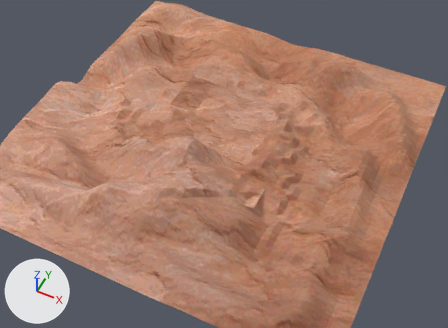
One commit to the Blender file levels/level2/level2.blend: the scene before it, then after it.
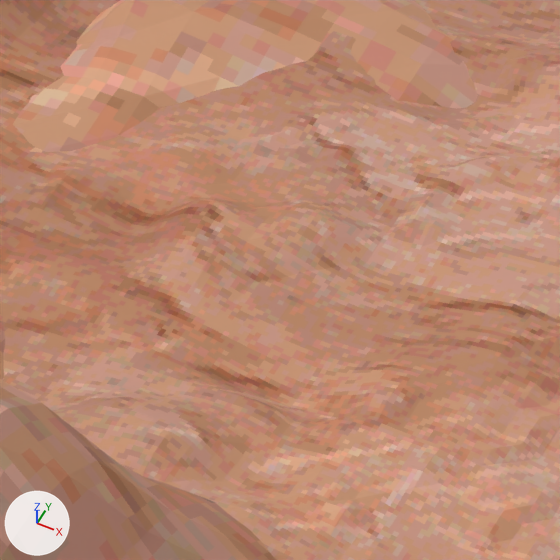
Old and new are each drawn from a 50 mm camera at (107.9, -211.0, 243.9) aimed at (5.9, -7.1, -11.0) and again close up on the part from 43% to 56% of the width and 30% to 47% of the height. Arrows for +X, +Y and +Z are at lower left; the lights stay in place. The close-ups show mesh edges as thin lines.

Script lines for the objects in view, before the commit:
```python
me_plane = bpy.data.meshes.new('Plane')
me_plane.from_pydata(...)  # 4225 vertices, 4096 faces; spans x -37.2..37.2, y -37.2..37.2, z -1.9..3.6
me_plane.materials.append(mat_material_001)  # picture img_desert_png
me_plane_001 = bpy.data.meshes.new('Plane.001')
me_plane_001.from_pydata(...)  # 4225 vertices, 4096 faces; spans x -37.2..37.2, y -37.2..37.2, z -1.9..3.6
me_plane_001.materials.append(mat_material_001)  # picture img_desert_png
ob_plane = bpy.data.objects.new('Plane', me_plane)
ob_plane.location = (0.0, 0.0, 1.94)
ob_plane_001 = bpy.data.objects.new('Plane.001', me_plane_001)
ob_plane_001.location = (0.0, 0.0, -1.03)
ob_plane_001.scale = (2.7, 2.7, 6.13)
```
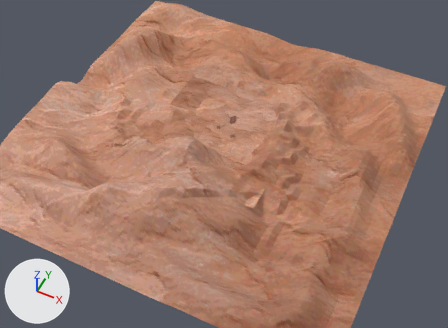
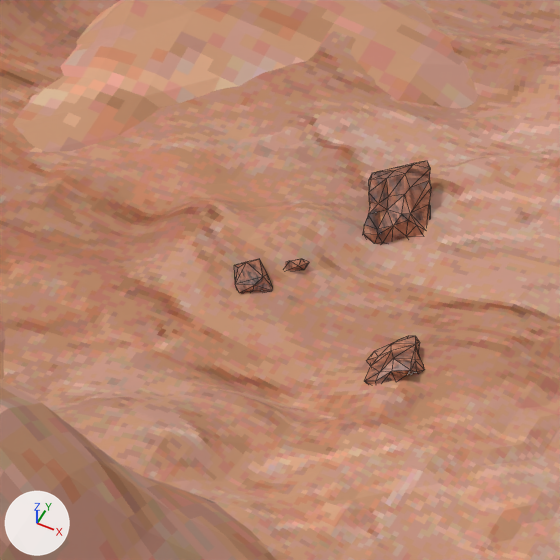
The newer file is also turned or shifted as a whole; pictures and numbers use the older file's frame.

Boxes (x1, y1, x2, y2) around the edits, measured in the close-ups (560 x 560 px):
'Cube.002', added (brown)
    after: (362, 161, 431, 244)
'Cube.001', added (brown)
    after: (364, 336, 425, 384)
'Cube', added (brown)
    after: (234, 259, 272, 293)
'Cube.003', added
    after: (285, 259, 309, 271)

The edits, one by one:
Picture 'desert_rock.png' (img_desert_rock_png) is new.
Material 'Desert_rock' (mat_desert_rock) is new.
Its texture is img_desert_rock_png.
Mesh me_cube_003 is new.
It has 12 vertices, 19 faces and spans x -0.58..0.37, y -0.79..0.78, z -0.43..0.37.
It uses material mat_desert_rock (picture img_desert_rock_png).
Mesh me_cube_002 is new.
It has 87 vertices, 158 faces and spans x -3.9..0.07, y -18.13..-12.52, z 1.06..4.31.
It uses material mat_desert_rock (picture img_desert_rock_png).
Mesh me_cube_001 is new.
It has 45 vertices, 84 faces and spans x -2.09..1.06, y -1.9..2.35, z -0.96..0.75.
It uses material mat_desert_rock (picture img_desert_rock_png).
Mesh me_cube is new.
It has 24 vertices, 41 faces and spans x -1.57..0.79, y -0.88..1.5, z -0.87..0.78.
It uses material mat_desert_rock (picture img_desert_rock_png).
Object 'Cube.003' (ob_cube_003) is new; it shows me_cube_003.
Its location is (-1.78, 6.9, 2.57).
Its rotation in degrees is (-69, 63, 41).
Object 'Cube.002' (ob_cube_002) is new; it shows me_cube_002.
Its location is (-0.44, -1.83, 0.0).
Its rotation in degrees is (0, 0, 180).
Object 'Cube.001' (ob_cube_001) is new; it shows me_cube_001.
Its location is (6.26, 2.22, 3.15).
Its rotation in degrees is (5.2, 18, 179).
Object 'Cube' (ob_cube) is new; it shows me_cube.
Its location is (-3.78, 4.99, 2.97).
Its rotation in degrees is (-12, -25, -165).
